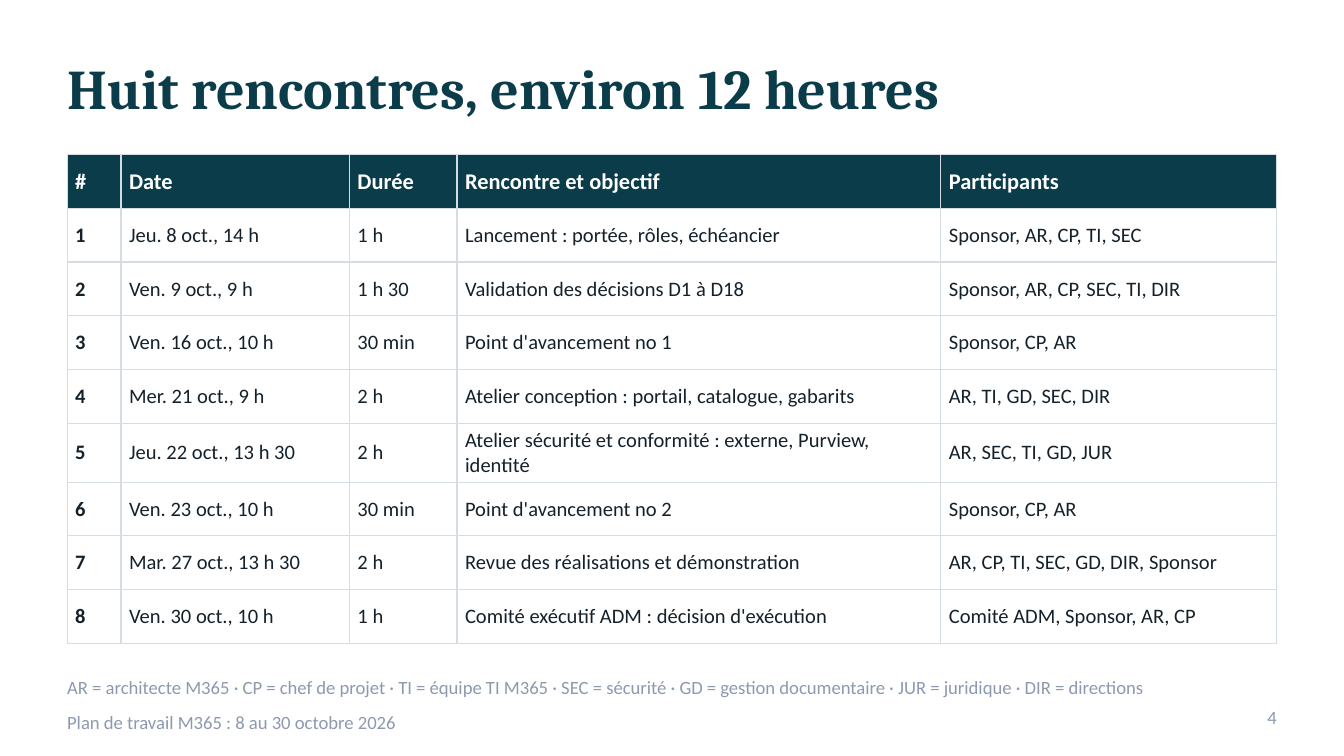
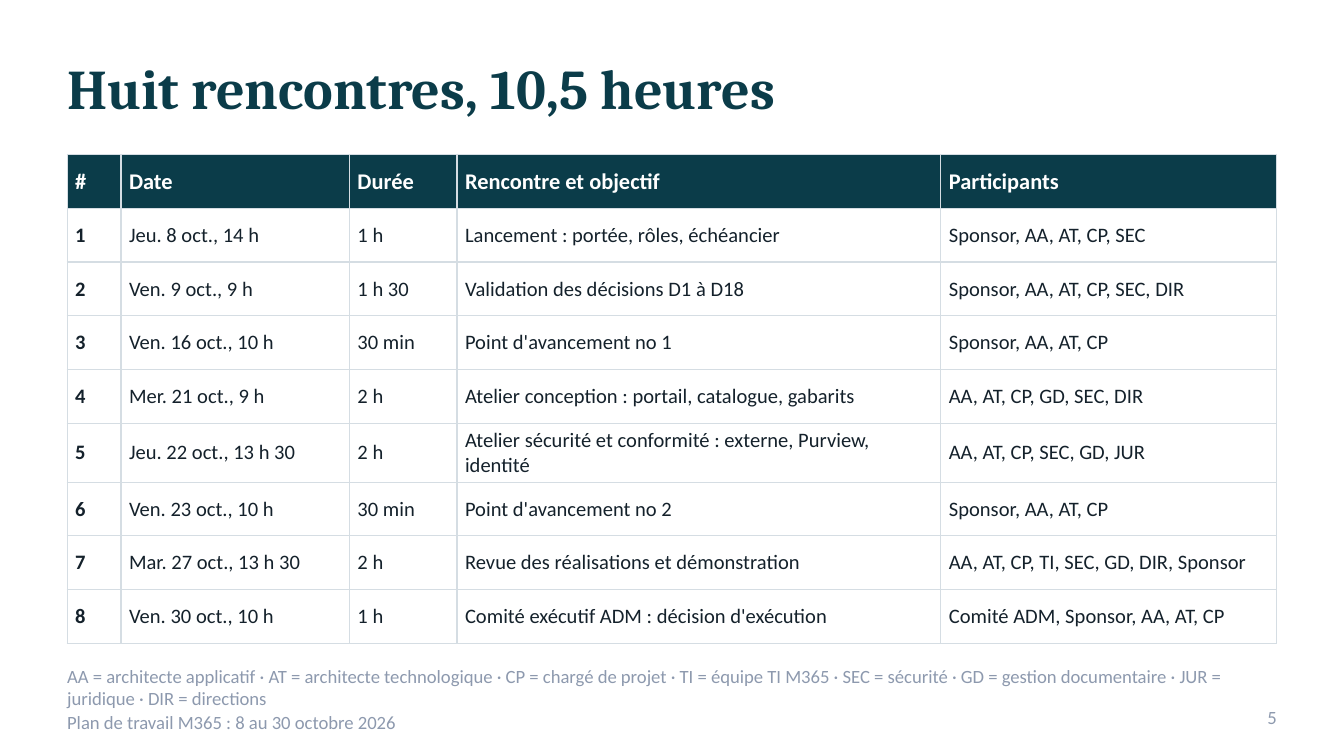
Before and after one commit to SEMTech42/DEV_Copilot, a slide deck: slide 5 of Presentation-Plan-Octobre-M365.pptx (slide 4 before the commit). Drawn at 1344x756 pixels with LibreOffice and Linux fonts; fonts in the diff are those of the drawing. Boxes give left, top, right and bottom in pixels: in the first picture for what was removed or moved away, otherwise in the second. Text is boxed around its words. In the diff, an @@ line names an element or a change of style, - is before the commit and + after.

```diff
--- a/Presentation-Plan-Octobre-M365.pptx
+++ b/Presentation-Plan-Octobre-M365.pptx
@@ text at [67,70,774,117]: text changed @@
-Huit rencontres, environ 12 heures
+Huit rencontres, 10,5 heures
@@ table at [67,155,1277,631] @@
-row 2, column 5: Sponsor, AR, CP, TI, SEC
+row 2, column 5: Sponsor, AA, AT, CP, SEC
-row 3, column 5: Sponsor, AR, CP, SEC, TI, DIR
+row 3, column 5: Sponsor, AA, AT, CP, SEC, DIR
-row 4, column 5: Sponsor, CP, AR
+row 4, column 5: Sponsor, AA, AT, CP
-row 5, column 5: AR, TI, GD, SEC, DIR
+row 5, column 5: AA, AT, CP, GD, SEC, DIR
-row 6, column 5: AR, SEC, TI, GD, JUR
+row 6, column 5: AA, AT, CP, SEC, GD, JUR
-row 7, column 5: Sponsor, CP, AR
+row 7, column 5: Sponsor, AA, AT, CP
-row 8, column 5: AR, CP, TI, SEC, GD, DIR, Sponsor
+row 8, column 5: AA, AT, CP, TI, SEC, GD, DIR, Sponsor
-row 9, column 5: Comité ADM, Sponsor, AR, CP
+row 9, column 5: Comité ADM, Sponsor, AA, AT, CP
@@ text at [67,670,1208,708]: text changed @@
-AR = architecte M365 · CP = chef de projet · TI = équipe TI M365 · SEC = sécurité · GD = gestion documentaire · JUR = juridique · DIR = directions
+AA = architecte applicatif · AT = architecte technologique · CP = chargé de projet · TI = équipe TI M365 · SEC = sécurité · GD = gestion documentaire · JUR = juridique · DIR = directions
@@ page number at [1267,712,1276,724]: text changed @@
-4
+5
```
Also in this commit, not shown: 7 other slides changed, 2 slides added, 1 slide removed, 1 other file.
